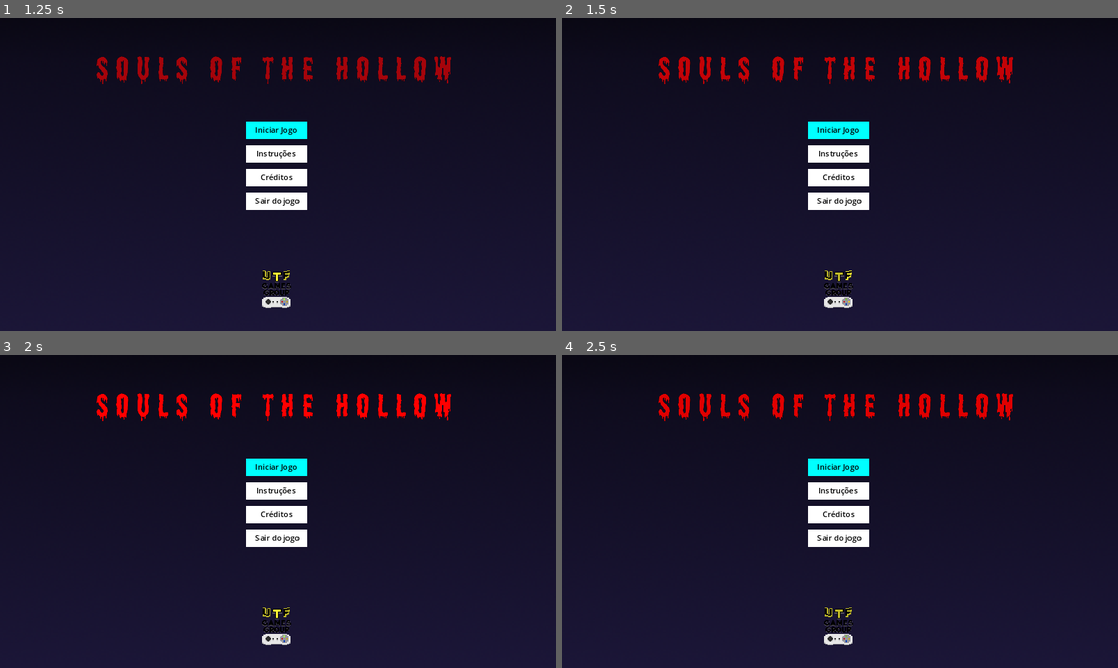
Above: before the commit, frames 1-4 (two rows, left to right).
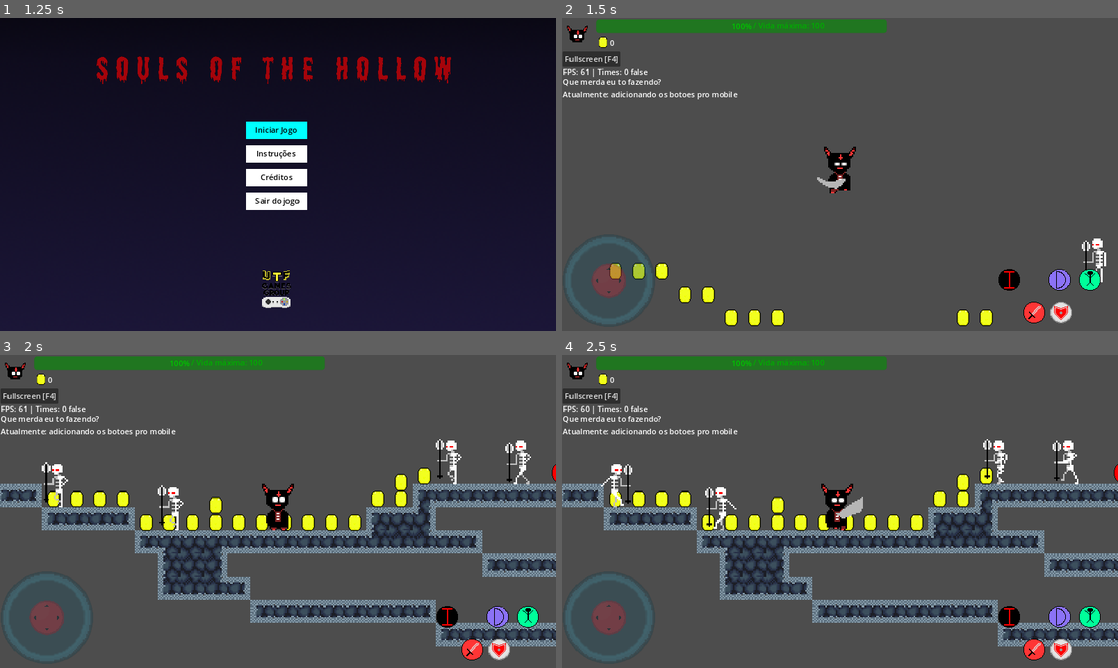
Above: after the commit, the same moments.

Repository: joaomoraski/proj-dev-jogos
Game: Godot game, scene res://TitleScreen/title_screen.tscn
The game is run twice, just before and just after one commit, with the same random seed, the same clock (stepped at 60 frames per second) and the same inputs.
Inputs (mouse positions are in pixels of both pictures, inside the frame that each line leads up to):
- Up to frame 1 (1.25 s): click "Instruções" at 0.5 s
- Up to frame 2 (1.5 s): click "Iniciar Jogo" at 1.25 s
- Up to frame 3 (2 s): no input
- Up to frame 4 (2.5 s): click (840, 467) at 2 s, where only the run before the commit has a clickable "Iniciar Jogo"

Frame 1 is identical in both runs. In frame 2, 100% of the frame differs, in the area x 0-100%, y 0-100%; in frame 3, 98%; in frame 4, 98%.

Commit message:
continuando as telas, arrumando a variavel de nome do inimigo, e conseguindo exportar para android

Diff:
--- a/souls-of-the-hollow/Enemies/Skeleton/skeleton.gd
+++ b/souls-of-the-hollow/Enemies/Skeleton/skeleton.gd
@@ -4,10 +4,10 @@
 func _ready():
 	speed = 20
 	BASE_HEALTH = 10
-	BASE_DAMAGE = 25
+	BASE_DAMAGE = 25 # 25
 	health = BASE_HEALTH
 	damage = BASE_DAMAGE
-	enemy_name = "Skeleton"
+	enemy_attack_name = "skeletonAttack"
 	$AnimationPlayer.play("Idle")
 	randomize()
 	setup()
--- a/souls-of-the-hollow/Enemies/Slime/slime.gd
+++ b/souls-of-the-hollow/Enemies/Slime/slime.gd
@@ -7,7 +7,7 @@
 	BASE_DAMAGE = 10
 	health = BASE_HEALTH
 	damage = BASE_DAMAGE
-	enemy_name = "Slime"
+	enemy_attack_name = "Slime"
 	$AnimationPlayer.play("Idle")
 	randomize()
 	setup()
--- a/souls-of-the-hollow/Enemies/base_enemy.gd
+++ b/souls-of-the-hollow/Enemies/base_enemy.gd
@@ -27,7 +27,7 @@
 var gravity = ProjectSettings.get_setting("physics/2d/default_gravity")
 var player_is_on_area = false
 var anterior_position
-var enemy_name
+var enemy_attack_name
 
 func _ready():
 	$AnimationPlayer.play("Idle")
@@ -44,7 +44,7 @@
 	if times:
 		health += BASE_HEALTH * multiplier
 		damage += BASE_DAMAGE * multiplier
-		game_controller.setup_enemy_damage(enemy_name, damage)
+		game_controller.setup_enemy_damage(enemy_attack_name, damage)
 
 func _physics_process(delta):
 	# Logica para ele nao ficar preso na mesma posição caso algo o trave
--- /dev/null
+++ b/souls-of-the-hollow/TitleScreen/Instructions/instructions.gd
@@ -0,0 +1,16 @@
+extends Node2D
+
+
+# Called when the node enters the scene tree for the first time.
+func _ready():
+	pass # Replace with function body.
+
+
+# Called every frame. 'delta' is the elapsed time since the previous frame.
+func _process(delta):
+	pass
+
+
+func _on_touch_screen_button_pressed():
+	queue_free()
+	pass # Replace with function body.
--- /dev/null
+++ b/souls-of-the-hollow/TitleScreen/Instructions/instructions.tscn
@@ -0,0 +1,29 @@
+[gd_scene load_steps=4 format=3 uid="uid://1m0bn3hrjwe0"]
+
+[ext_resource type="Script" path="res://TitleScreen/Instructions/instructions.gd" id="1_x4ewj"]
+[ext_resource type="Texture2D" uid="uid://ba3oowpbfc84f" path="res://Maps/Background/FirstMap/bg1.png" id="2_a3x5w"]
+
+[sub_resource type="RectangleShape2D" id="RectangleShape2D_n6uvy"]
+size = Vector2(90, 35)
+
+[node name="Instructions" type="Node2D"]
+script = ExtResource("1_x4ewj")
+
+[node name="Background" type="Sprite2D" parent="."]
+position = Vector2(599, 327)
+scale = Vector2(3.97396, 3.46759)
+texture = ExtResource("2_a3x5w")
+flip_v = true
+
+[node name="Label" type="Label" parent="."]
+offset_right = 40.0
+offset_bottom = 23.0
+theme_override_colors/font_color = Color(1, 1, 0, 1)
+text = "<- Voltar"
+uppercase = true
+
+[node name="TouchScreenButton" type="TouchScreenButton" parent="Label"]
+position = Vector2(43, 12)
+shape = SubResource("RectangleShape2D_n6uvy")
+
+[connection signal="pressed" from="Label/TouchScreenButton" to="." method="_on_touch_screen_button_pressed"]
--- a/souls-of-the-hollow/TitleScreen/title_screen.gd
+++ b/souls-of-the-hollow/TitleScreen/title_screen.gd
@@ -39,6 +39,7 @@
 			STARTBUTTON:
 				get_tree().change_scene_to_file("res://world.tscn")
 			INSTRUCTIONBUTTON:
+				get_tree().get_root().add_child(load("res://TitleScreen/Instructions/instructions.tscn").instantiate())
 				print("Instructions button")
 			CREDITSBUTTON:
 				print("Credits button")
@@ -52,7 +53,9 @@
 		buttons_index_color[past_option].color = Color(1,1,1,1)
 
 func _on_start_touch_screen_pressed():
-	pass # Replace with function body.
+	buttons_index_color[STARTBUTTON].color = selected_color
+	get_tree().change_scene_to_file("res://world.tscn")
+
 
 func _on_instruction_touch_screen_pressed():
 	pass # Replace with function body.
@@ -61,4 +64,5 @@
 	pass # Replace with function body.
 
 func _on_exit_game_touch_screen_pressed():
-	pass # Replace with function body.
+	buttons_index_color[EXITBUTTON].color = selected_color
+	get_tree().quit()
Not shown, changed: souls-of-the-hollow/export_presets.cfg
